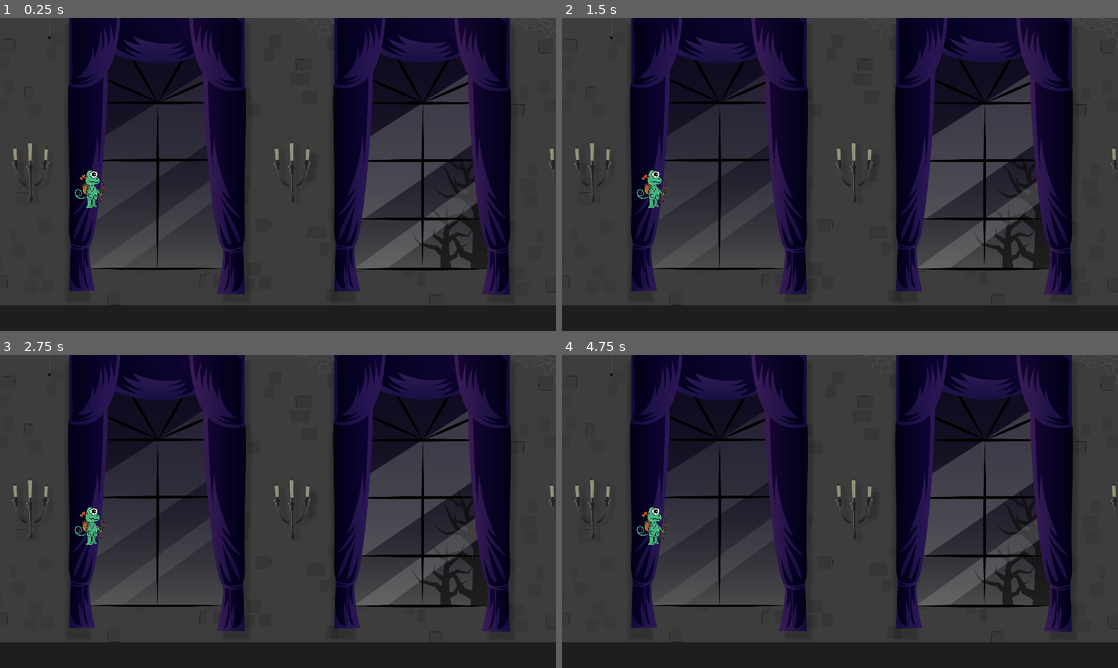
Above: before the commit, frames 1-4 (two rows, left to right).
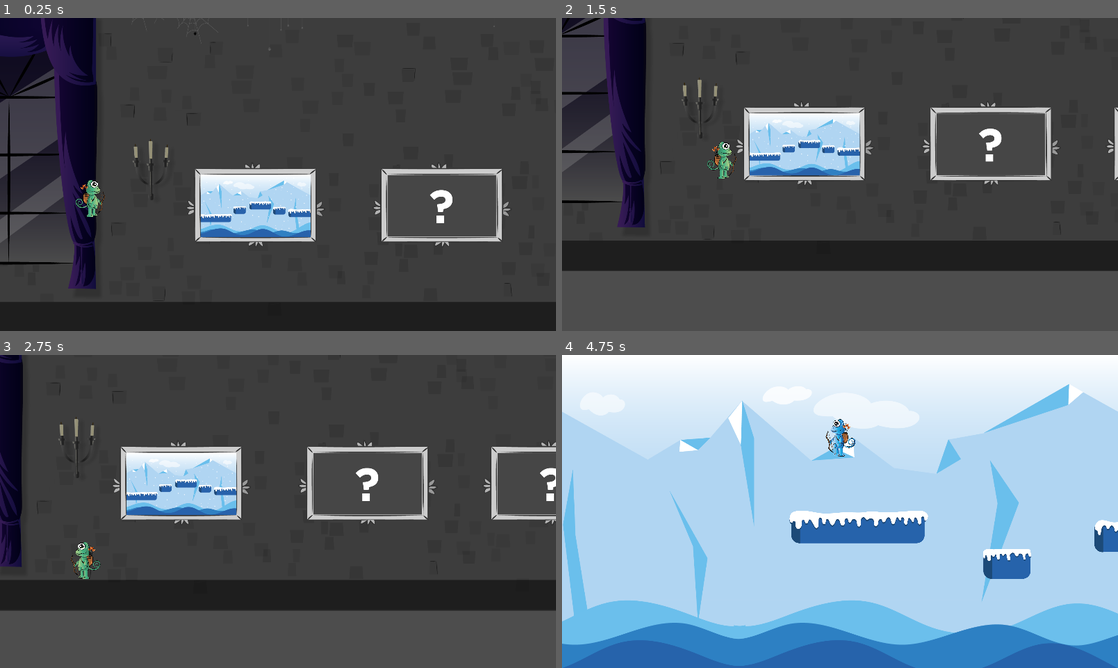
Above: after the commit, the same moments.

Repository: Elracoon/chameleon
Game: Godot game, scene res://scene chateau/scene_chateau.tscn
Two runs of this game, one before a commit and one after it. Both use one fixed random seed, a clock stepped at 60 frames per second and the inputs below. This scene is started directly instead of the project's main scene.
Inputs:
- Up to frame 1 (0.25 s): no input
- Up to frame 2 (1.5 s): tap E (interagir, bound only after the commit) at 0.5, 0.6, 1.25 s; hold D (move_right) from 0.53 s (still down); tap W (jump) at 0.77, 0.8, 1.07, 1.35 s
- Up to frame 3 (2.75 s): tap W (jump) at 1.52, 1.82, 2.3 s; tap E (interagir, bound only after the commit) at 1.55, 2 s; release D (move_right) at 2.03 s; hold A (move_left) from 2.03 s (still down); tap Space (fire_bullet) at 2.1 s
- Up to frame 4 (4.75 s): tap E (interagir, bound only after the commit) at 2.75, 2.85, 3.5, 3.6, 4.25, 4.55 s; release A (move_left) at 2.78 s; hold D (move_right) 2.78-4.28 s; tap W (jump) at 3.02, 3.32, 3.77, 3.8, 4.07, 4.35, 4.52 s; hold A (move_left) from 4.28 s (still down)

The runs differ from the first frame. In frame 1, 44% of the frame differs, in the area x 0-100%, y 0-92%; in frame 2, 57%; in frame 3, 57%; in frame 4, 100%, in the area x 0-100%, y 0-100%.
Error before the commit: Attempt to call function 'stop' in base 'null instance' on a null instance. (res://code/player.gd:46)

Commit message:
chateau

Diff:
--- /dev/null
+++ b/code/entrerTableau1.gd
@@ -0,0 +1,34 @@
+extends Area2D
+
+var scene_to_load = "res://scene platform/node_2d.tscn"
+var inZoneDect = false
+
+@onready var label1 = $'../Label'
+
+# Called when the node enters the scene tree for the first time.
+func _ready():
+	label1.visible = false
+
+
+# Called every frame. 'delta' is the elapsed time since the previous frame.
+func _process(delta):
+	if inZoneDect == true :
+		entrerTableau()
+
+
+
+func detecEntrerlabel1(body):
+	label1.visible = true
+	inZoneDect = true
+	print("heuehozuhaoeh")
+
+
+func detectSortiLabel1(body):
+	label1.visible = false
+	inZoneDect = false
+
+func entrerTableau():
+	if Input.is_action_just_pressed("interagir"):
+		# Chargez la nouvelle scène
+		print(scene_to_load)
+		get_tree().change_scene_to_file(scene_to_load)
--- /dev/null
+++ b/code/entrerTableau2.gd
@@ -0,0 +1,19 @@
+extends Area2D
+
+@onready var label2 = $'../Label2'
+
+# Called when the node enters the scene tree for the first time.
+func _ready():
+	label2.visible = false
+
+
+# Called every frame. 'delta' is the elapsed time since the previous frame.
+func _process(delta):
+	pass
+
+func detecEntrerlabel2(body):
+	label2.visible = true
+
+
+func detectSortiLabel2(body):
+	label2.visible = false
--- /dev/null
+++ b/code/entrerTableau3.gd
@@ -0,0 +1,20 @@
+extends Node
+
+@onready var label3 = $'../Label3'
+
+# Called when the node enters the scene tree for the first time.
+func _ready():
+	label3.visible = false
+
+
+# Called every frame. 'delta' is the elapsed time since the previous frame.
+func _process(delta):
+	pass
+
+func detectEntrerlabel3(body):
+	label3.visible = true
+
+
+
+func detectSortiLabel3(body):
+	label3.visible = false
--- /dev/null
+++ b/code/instruTableau.gd
@@ -0,0 +1,10 @@
+extends Area2D
+
+
+# Called when the node enters the scene tree for the first time.
+func _ready():
+	pass
+
+# Called every frame. 'delta' is the elapsed time since the previous frame.
+func _process(delta):
+	pass
--- a/code/player.gd
+++ b/code/player.gd
@@ -25,7 +25,7 @@
 	if Input.is_action_just_pressed("jump") and is_on_floor():
 		velocity.y = JUMP_VELOCITY
 		$AnimatedSprite2D.play("jump")
-		$AudioStreamPlayer2D2.play()
+
 
 	# Get the input direction and handle the movement/deceleration.
 	# As good practice, you should replace UI actions with custom gameplay actions.
--- a/project.godot
+++ b/project.godot
@@ -49,3 +49,8 @@
 "events": [Object(InputEventKey,"resource_local_to_scene":false,"resource_name":"","device":-1,"window_id":0,"alt_pressed":false,"shift_pressed":false,"ctrl_pressed":false,"meta_pressed":false,"pressed":false,"keycode":0,"physical_keycode":32,"key_label":0,"unicode":32,"echo":false,"script":null)
 ]
 }
+interagir={
+"deadzone": 0.5,
+"events": [Object(InputEventKey,"resource_local_to_scene":false,"resource_name":"","device":-1,"window_id":0,"alt_pressed":false,"shift_pressed":false,"ctrl_pressed":false,"meta_pressed":false,"pressed":false,"keycode":0,"physical_keycode":69,"key_label":0,"unicode":101,"echo":false,"script":null)
+]
+}
--- a/scene chateau/scene_chateau.tscn
+++ b/scene chateau/scene_chateau.tscn
@@ -1,15 +1,38 @@
-[gd_scene load_steps=11 format=3 uid="uid://bcakhf7qerhen"]
+[gd_scene load_steps=16 format=3 uid="uid://bcakhf7qerhen"]
 
 [ext_resource type="Script" path="res://code/player.gd" id="1_6gu0m"]
-[ext_resource type="Texture2D" uid="uid://bt3f773i6cbkr" path="res://img/PERSO1.png" id="2_1cmjm"]
 [ext_resource type="AudioStream" uid="uid://b2l8c04rm8fkc" path="res://audio/Jumping Jump 3.wav" id="3_yaeha"]
+[ext_resource type="Texture2D" uid="uid://ct4hd4cudw3hw" path="res://img/persovert/2 vert.png" id="4_ldr75"]
 [ext_resource type="Script" path="res://code/vague.gd" id="4_y80f4"]
+[ext_resource type="Texture2D" uid="uid://dlb0efsoh3pbj" path="res://img/persovert/1 vert.png" id="5_60ncu"]
 [ext_resource type="Texture2D" uid="uid://fq034ddk2ft1" path="res://img/image_fond_chateau/fond chateau-04 3.png" id="5_vh1xw"]
 [ext_resource type="Texture2D" uid="uid://csjw3ygv00rxp" path="res://img/image_fond_chateau/fond chateau_Plan de travail 1 copie 3 1.png" id="6_r6wo7"]
 [ext_resource type="Texture2D" uid="uid://dfhu5kkcd3di1" path="res://img/image_fond_chateau/fond chateau_Plan de travail 1 copie 4.png" id="7_p8o5k"]
+[ext_resource type="Script" path="res://code/entrerTableau1.gd" id="9_totdb"]
+[ext_resource type="Script" path="res://code/entrerTableau2.gd" id="10_50usc"]
+[ext_resource type="Script" path="res://code/entrerTableau3.gd" id="11_q3umh"]
 
 [sub_resource type="RectangleShape2D" id="RectangleShape2D_j72ki"]
 size = Vector2(63, 134.5)
+
+[sub_resource type="SpriteFrames" id="SpriteFrames_s3oun"]
+animations = [{
+"frames": [],
+"loop": true,
+"name": &"jump",
+"speed": 5.0
+}, {
+"frames": [{
+"duration": 1.0,
+"texture": ExtResource("4_ldr75")
+}, {
+"duration": 1.0,
+"texture": ExtResource("5_60ncu")
+}],
+"loop": true,
+"name": &"walk",
+"speed": 5.0
+}]
 
 [sub_resource type="RectangleShape2D" id="RectangleShape2D_36tff"]
 size = Vector2(5793, 106)
@@ -19,14 +42,30 @@
 
 [node name="scene_chateau" type="Node2D"]
 
+[node name="ParallaxBackground" type="ParallaxBackground" parent="."]
+
+[node name="ParallaxLayer" type="ParallaxLayer" parent="ParallaxBackground"]
+
+[node name="Sprite2D" type="Sprite2D" parent="ParallaxBackground/ParallaxLayer"]
+z_index = -3
+position = Vector2(-1.0842e-19, -0.00012207)
+scale = Vector2(1.01401, 1.01401)
+texture = ExtResource("5_vh1xw")
+centered = false
+
+[node name="Camera2D" type="Camera2D" parent="."]
+position = Vector2(3679, 610)
+offset = Vector2(650, -50)
+process_callback = 0
+position_smoothing_enabled = true
+drag_horizontal_enabled = true
+drag_vertical_enabled = true
+
 [node name="player" type="CharacterBody2D" parent="."]
 z_index = 1
-position = Vector2(327, 599)
+position = Vector2(3679, 610)
 script = ExtResource("1_6gu0m")
-
-[node name="Sprite2D" type="Sprite2D" parent="player"]
-scale = Vector2(0.25, 0.25)
-texture = ExtResource("2_1cmjm")
+metadata/_edit_group_ = true
 
 [node name="CollisionShape2D" type="CollisionShape2D" parent="player"]
 position = Vector2(3.5, -0.25)
@@ -43,24 +82,11 @@
 [node name="RemoteTransform2D" type="RemoteTransform2D" parent="player"]
 remote_path = NodePath("../../Camera2D")
 
-[node name="Camera2D" type="Camera2D" parent="."]
-position = Vector2(327, 599)
-offset = Vector2(650, -50)
-process_callback = 0
-position_smoothing_enabled = true
-drag_horizontal_enabled = true
-drag_vertical_enabled = true
-
-[node name="ParallaxBackground" type="ParallaxBackground" parent="."]
-
-[node name="ParallaxLayer" type="ParallaxLayer" parent="ParallaxBackground"]
-
-[node name="Sprite2D" type="Sprite2D" parent="ParallaxBackground/ParallaxLayer"]
-z_index = -3
-position = Vector2(-1.0842e-19, -0.00012207)
-scale = Vector2(1.01401, 1.01401)
-texture = ExtResource("5_vh1xw")
-centered = false
+[node name="AnimatedSprite2D" type="AnimatedSprite2D" parent="player"]
+position = Vector2(2, 1)
+scale = Vector2(0.29, 0.29)
+sprite_frames = SubResource("SpriteFrames_s3oun")
+animation = &"walk"
 
 [node name="Le sol" type="StaticBody2D" parent="."]
 
@@ -97,6 +123,7 @@
 
 [node name="zoneDetclevel1" type="Area2D" parent="."]
 position = Vector2(4257, 936)
+script = ExtResource("9_totdb")
 metadata/_edit_group_ = true
 
 [node name="CollisionShape2D" type="CollisionShape2D" parent="zoneDetclevel1"]
@@ -104,6 +131,7 @@
 
 [node name="zoneDetclevel2" type="Area2D" parent="."]
 position = Vector2(4903, 936)
+script = ExtResource("10_50usc")
 metadata/_edit_group_ = true
 
 [node name="CollisionShape2D" type="CollisionShape2D" parent="zoneDetclevel2"]
@@ -111,14 +139,39 @@
 
 [node name="zoneDetclevel3" type="Area2D" parent="."]
 position = Vector2(5536, 936)
+script = ExtResource("11_q3umh")
 metadata/_edit_group_ = true
 
 [node name="CollisionShape2D" type="CollisionShape2D" parent="zoneDetclevel3"]
 shape = SubResource("RectangleShape2D_64sfl")
 
 [node name="Label" type="Label" parent="."]
-offset_left = 199.0
-offset_top = -74.0
-offset_right = 307.0
-offset_bottom = -48.0
+offset_left = 4157.0
+offset_top = 811.0
+offset_right = 4360.0
+offset_bottom = 856.0
+theme_override_font_sizes/font_size = 30
 text = "Appuyer sur E"
+
+[node name="Label2" type="Label" parent="."]
+offset_left = 4803.0
+offset_top = 811.0
+offset_right = 5006.0
+offset_bottom = 856.0
+theme_override_font_sizes/font_size = 30
+text = "Appuyer sur E"
+
+[node name="Label3" type="Label" parent="."]
+offset_left = 5437.0
+offset_top = 811.0
+offset_right = 5640.0
+offset_bottom = 856.0
+theme_override_font_sizes/font_size = 30
+text = "Appuyer sur E"
+
+[connection signal="body_entered" from="zoneDetclevel1" to="zoneDetclevel1" method="detecEntrerlabel1"]
+[connection signal="body_exited" from="zoneDetclevel1" to="zoneDetclevel1" method="detectSortiLabel1"]
+[connection signal="body_entered" from="zoneDetclevel2" to="zoneDetclevel2" method="detecEntrerlabel2"]
+[connection signal="body_exited" from="zoneDetclevel2" to="zoneDetclevel2" method="detectSortiLabel2"]
+[connection signal="body_entered" from="zoneDetclevel3" to="zoneDetclevel3" method="detectEntrerlabel3"]
+[connection signal="body_exited" from="zoneDetclevel3" to="zoneDetclevel3" method="detectSortiLabel3"]
--- a/scene platform/node_2d.tscn
+++ b/scene platform/node_2d.tscn
@@ -123,7 +123,7 @@
 position = Vector2(2, 0.999939)
 scale = Vector2(0.289965, 0.289965)
 sprite_frames = SubResource("SpriteFrames_s2k12")
-animation = &"jump"
+animation = &"walk"
 
 [node name="Sprite2D" type="Sprite2D" parent="player"]
 visible = false
Binary file added: img/image_level_decor/Porte.png
Not shown, added: img/image_level_decor/Porte.png.import
Binary file added: img/page game over.png
Not shown, added: img/page game over.png.import
Binary file added: img/page play.png
Not shown, added: img/page play.png.import
Binary file added: img/persovert/1 vert.png
Not shown, added: img/persovert/1 vert.png.import
Binary file added: img/persovert/2 vert.png
Not shown, added: img/persovert/2 vert.png.import
Not shown: 1 places in scene platform/node_2d.tscn that only renumber resources
